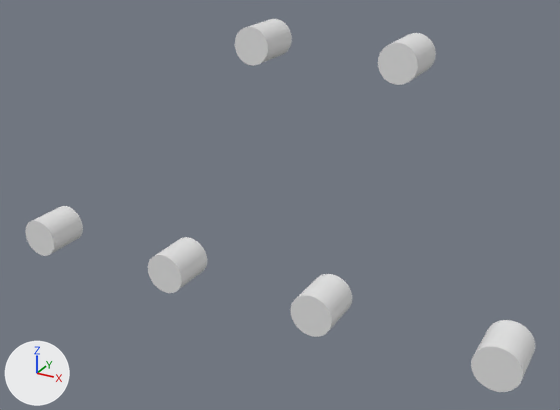
An edit to the Blender file PegboardAttachments.blend, drawn before and after from the same camera.
Camera for both pictures: a 50 mm camera at (53.4, -86.7, 57.4) aimed at (-0.3, 11.0, 8.5). The lights are fixed; the arrows at lower left show +X, +Y and +Z. The older version comes first. The same objects are shown in both versions, whatever each file hides.

Script lines for the objects in view, before the commit:
```python
me_balright_003 = bpy.data.meshes.new('Balright.003')
me_balright_003.from_pydata(...)  # a 42-sided cylinder along y spanning x -15.7..-9.3, y -3.5..3.5, z -3.2..3.2; a 42-sided cylinder along y spanning x 35.1..41.5, y -3.5..3.5, z -3.2..3.2; a 42-sided cylinder along y spanning x -41.5..-35.1, y -3.5..3.5, z -3.2..3.2; a 42-sided cylinder along y spanning x 9.3..15.7, y -3.5..3.5, z -3.2..3.2
me_balright_003.materials.append(None)
me_balright_004 = bpy.data.meshes.new('Balright.004')
me_balright_004.from_pydata(...)  # a 42-sided cylinder along y spanning x 9.7..16.1, y -3.5..3.5, z -3.2..3.2; a 42-sided cylinder along y spanning x -16.1..-9.7, y -3.5..3.5, z -3.2..3.2
ob_pegs2 = bpy.data.objects.new('Pegs2', me_balright_004)
ob_pegs2.location = (0.0, 28.1, 29.7)
ob_pegs2.scale = (1.0, 1.2, 1.0)
ob_pegs4 = bpy.data.objects.new('Pegs4', me_balright_003)
ob_pegs4.location = (0.0, 0.0, 0.0)
```
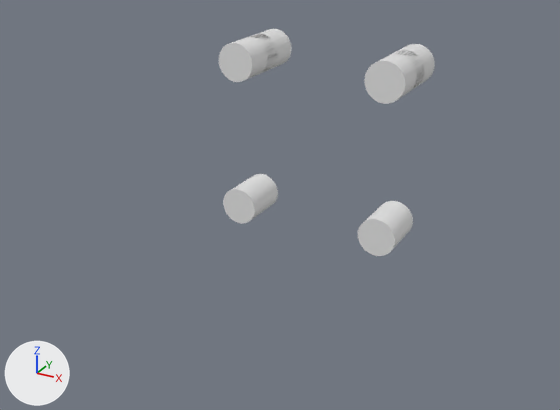
Commit message: 4 Peg slanted Hitch Locks

Changed parts and their boxes (x1, y1, x2, y2) in the pictures (560 x 410 px):
'Pegs4', reshaped, moved, rescaled (60% narrower, 19% taller)
    before: (25, 206, 535, 392)
    after: (219, 34, 424, 256)
'Pegs2', moved
    before: (235, 19, 436, 85)
    after: (246, 29, 435, 90)

Patch to the scene script:
```diff
--- a/PegboardAttachments.blend.py
+++ b/PegboardAttachments.blend.py
@@ me_balright_005 @@
+me_balright_005.from_pydata(...)  # a 42-sided cylinder along y spanning x 9.7..16.1, y -3.5..3.5, z 22.2..28.6; a 42-sided cylinder along y spanning x 9.7..16.1, y -3.5..3.5, z -3.2..3.2; a 42-sided cylinder along y spanning x -16.1..-9.7, y -3.5..3.5, z 22.2..28.6; a 42-sided cylinder along y spanning x -16.1..-9.7, y -3.5..3.5, z -3.2..3.2
@@ ob_pegs2 @@
 ob_pegs2 = bpy.data.objects.new('Pegs2', me_balright_004)
-ob_pegs2.location = (0.0, 28.1, 29.7)
+ob_pegs2.location = (0.0, 28.0, 28.0)
 ob_pegs2.scale = (1.0, 1.2, 1.0)
@@ ob_pegs4 @@
-ob_pegs4 = bpy.data.objects.new('Pegs4', me_balright_003)
-ob_pegs4.location = (0.0, 0.0, 0.0)
+ob_pegs4 = bpy.data.objects.new('Pegs4', me_balright_005)
+ob_pegs4.location = (0.0, 23.1, 2.6)
+ob_pegs4.scale = (1.0, 1.2, 1.0)
```
